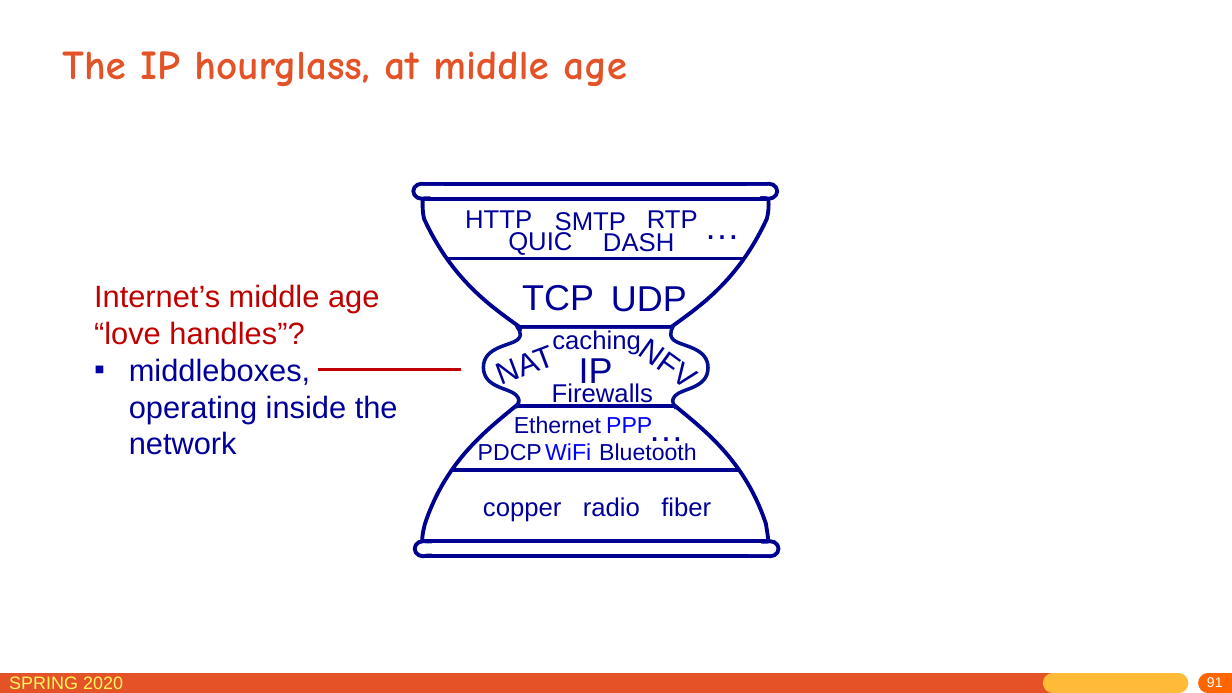
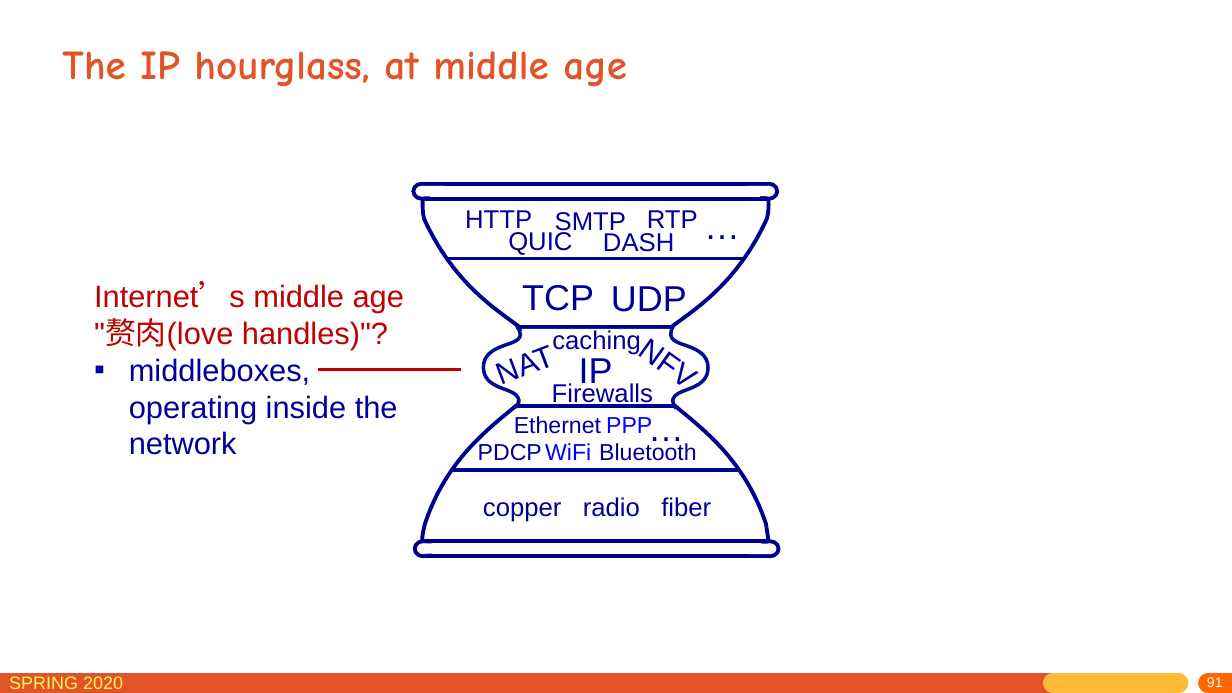
Before and after one commit to network-distributed/presentations, a slide deck: slide 91 of chapter4_cn.pptx. Drawn at 1232x693 pixels with LibreOffice and Linux fonts; fonts in the diff are those of the drawing. Boxes give left, top, right and bottom in pixels: in the first picture for what was removed or moved away, otherwise in the second. Text is boxed around its words. In the diff, an @@ line names an element or a change of style, - is before the commit and + after.

```diff
--- a/chapter4_cn.pptx
+++ b/chapter4_cn.pptx
@@ text at (94,282,404,349): text changed @@
-Internet’s middle age “love handles”?
+Internet’s middle age "赘肉(love handles)"?
```
Also in this commit, not shown: 15 other slides changed, 1 other file.
